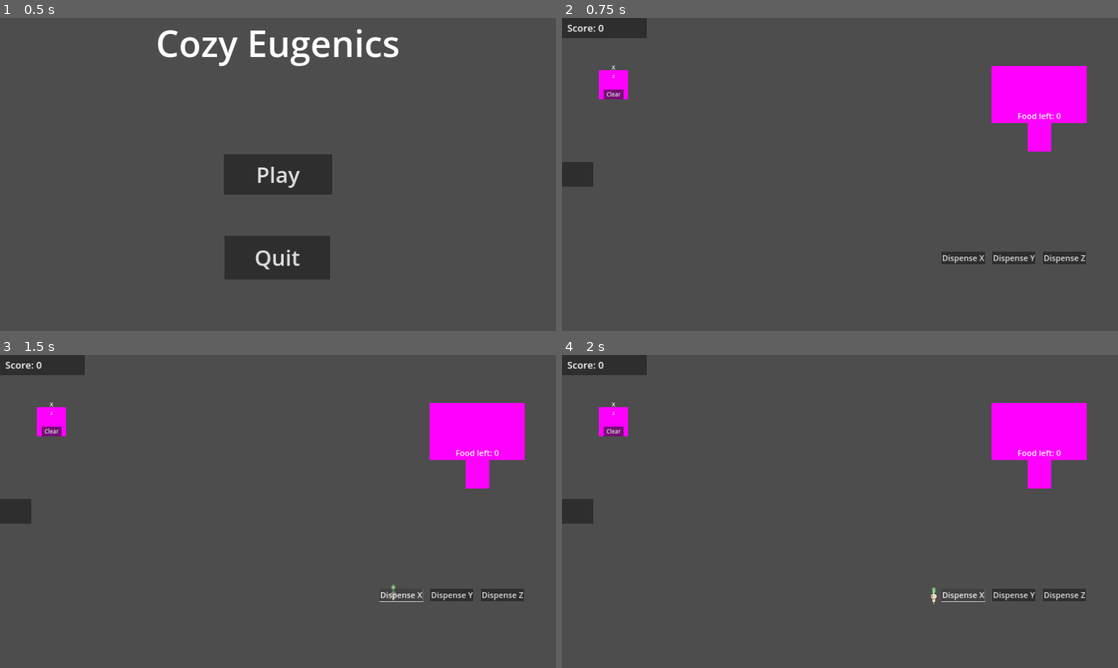
Above: before the commit, frames 1-4 (two rows, left to right).
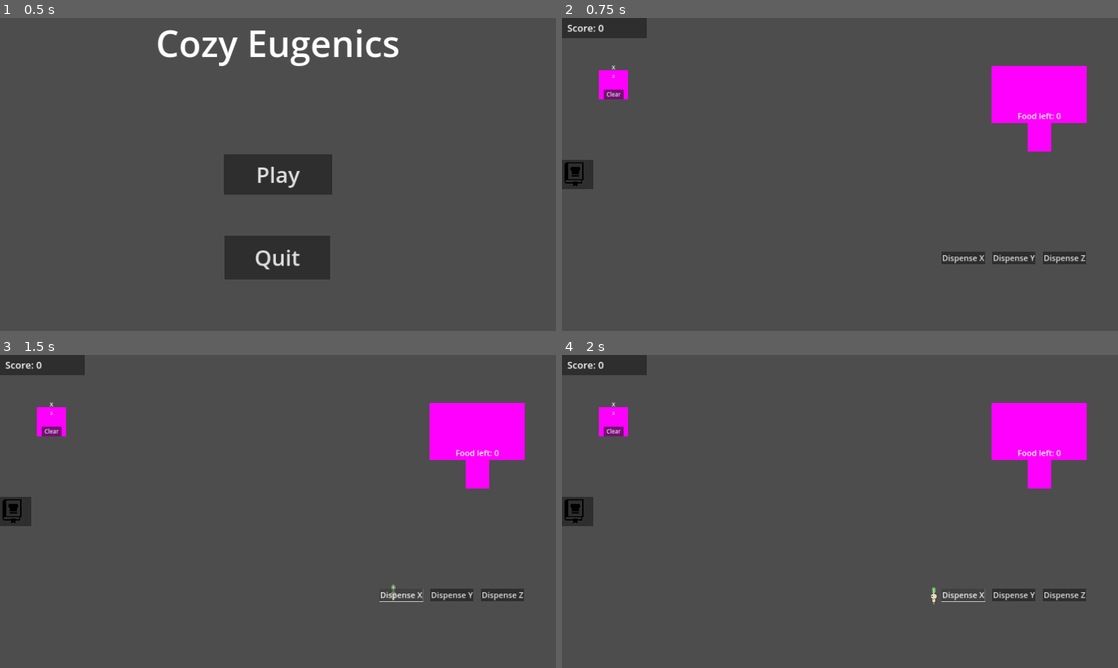
Above: after the commit, the same moments.

Repository: BoopEnthusiast/Cozy-Spring-Jam-2024
Game: Godot game, scene res://scenes/main_menu_screen.tscn
The game is run twice, just before and just after one commit, with the same random seed, the same clock (stepped at 60 frames per second) and the same inputs.
Inputs:
- Up to frame 1 (0.5 s): no input
- Up to frame 2 (0.75 s): click "Play" at 0.5 s
- Up to frame 3 (1.5 s): click "Dispense X" at 1.25 s
- Up to frame 4 (2 s): no input

Frame 1 is identical in both runs. In frame 2, 0.2% of the frame differs, in the area x 0-6%, y 45-55%; in frame 3, 0.2%; in frame 4, 0.2%.

Commit message:
added logo for recipie book

Diff:
--- a/scenes/recipes_screen.tscn
+++ b/scenes/recipes_screen.tscn
@@ -9,6 +9,7 @@
 [ext_resource type="Script" path="res://scripts/food_potion_recipe.gd" id="6_bv6fg"]
 [ext_resource type="Script" path="res://scripts/sentience_potion_recipe.gd" id="7_modhv"]
 [ext_resource type="Script" path="res://scripts/strength_potion_unlocked.gd" id="8_j3dm0"]
+[ext_resource type="Texture2D" uid="uid://jsi3fxcju3mc" path="res://resources/recipie-book.png" id="9_vje5j"]
 
 [sub_resource type="GDScript" id="GDScript_hdcuv"]
 script/source = "extends RichTextLabel
@@ -219,11 +220,12 @@
 anchors_preset = 4
 anchor_top = 0.5
 anchor_bottom = 0.5
-offset_left = 1688.0
-offset_top = -129.0
+offset_left = 1736.0
+offset_top = -145.0
 offset_right = 2005.0
-offset_bottom = 40.0
-grow_vertical = 2
+offset_bottom = 56.0
+grow_vertical = 2
+icon = ExtResource("9_vje5j")
 script = ExtResource("2_fpp56")
 
 [node name="AnimationPlayer" type="AnimationPlayer" parent="."]
Not shown, added: resources/images.png.import
Binary file added: resources/recipie-book.png
Not shown, added: resources/recipie-book.png.import
Not shown: 1 places in scenes/recipes_screen.tscn that only renumber resources
